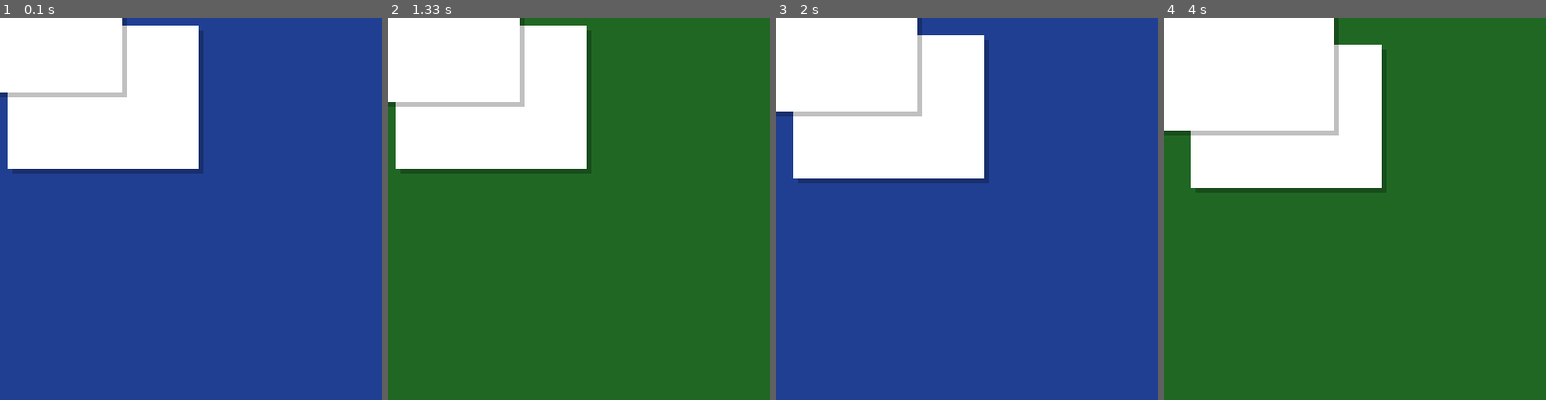
Above: before the commit, frames 1-4 (left to right).
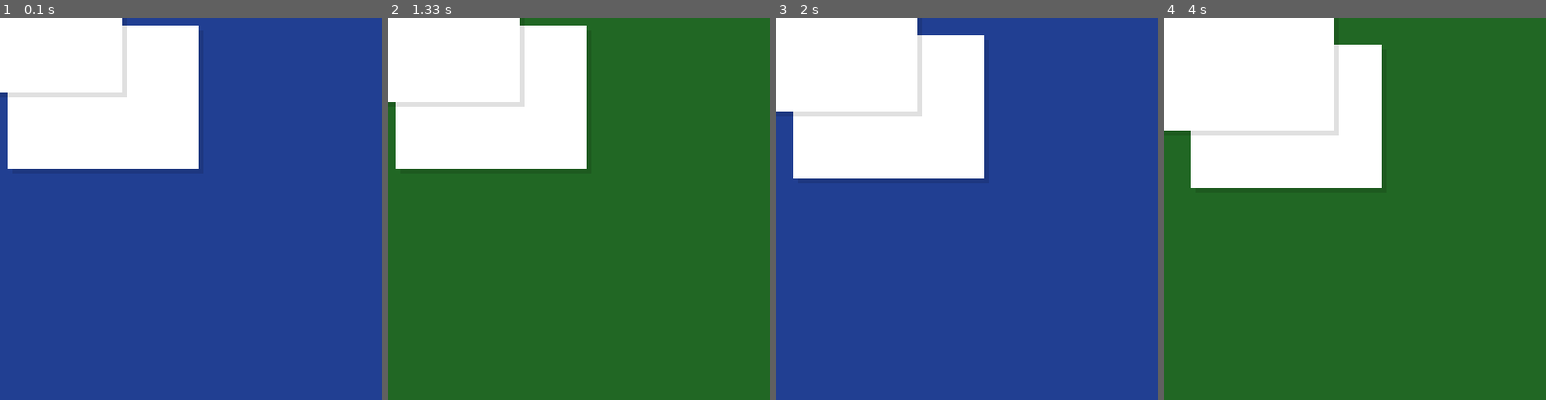
Above: after the commit, the same moments.

Repository: michalwa/pygame-gui
Game: pygame game, started from examples/main.py
Two runs of this game, one before a commit and one after it. Both use one fixed random seed, a clock stepped at 60 frames per second and the inputs below.
Inputs (mouse positions are % of the whole screen's width and height, from its top left):
- Up to frame 1 (0.1 s): no input
- Up to frame 2 (1.33 s): click (50, 50) at 0.38 s; click (26, 30) at 1.22 s
- Up to frame 3 (2 s): click (47, 33) at 1.55 s; click (34, 17) at 1.88 s
- Up to frame 4 (4 s): press the mouse at (34, 17) at 2.2 s; move the mouse to (52, 25) at 2.3 s; release the mouse at (71, 32) at 2.43 s; click (21, 31) at 2.55 s; click (26, 68) at 2.88 s; click (28, 42) at 3.22 s; click (71, 37) at 3.55 s; click (26, 24) at 3.88 s
The pictures show only the part of the screen within x 22-72%, y 22-72%; the shares and areas given below are measured in that part.

The runs differ from the first frame. In frame 1, 0.6% of the frame differs, in the area x 2-34%, y 2-21%; in frame 2, 0.7%; in frame 3, 0.7%; in frame 4, 0.8%, in the area x 7-46%, y 7-31%.

Commit message:
Use gfxdraw

Diff:
--- a/examples/main.py
+++ b/examples/main.py
@@ -48,7 +48,7 @@
     example_widget.move_to_top()
 
     for widget in (example_widget, another_widget):
-        widget.add(DropShadow(5, 5, (0, 0, 0, 63)))
+        widget.add(DropShadow(5, 5, (0, 0, 0, 31)))
 
         widget.subscribe(on_widget_mouse_down, WIDGET_MOUSE_DOWN)
         widget.subscribe(on_widget_mouse_up, WIDGET_MOUSE_UP)
--- a/pygamegui/draw.py
+++ /dev/null
@@ -1,12 +0,0 @@
-import pygame
-
-
-def draw_translucent_rect(surface: pygame.Surface, color: tuple, rect: tuple):
-    """ Draws a translucent rectangle on the given surface """
-    if len(rect) >= 4:
-        if len(color) < 4:
-            color = (color[0], color[1], color[2], 255)
-        rect_surface = pygame.Surface(rect[2:4])
-        rect_surface.set_alpha(color[3])
-        rect_surface.fill(color[0:3])
-        surface.blit(rect_surface, rect[0:2])
--- a/pygamegui/utils.py
+++ b/pygamegui/utils.py
@@ -1,3 +1,6 @@
+import pygame
+
+
 class Rect:
     """ Represents a rectangle """
     def __init__(self, dim):
--- a/pygamegui/widget/appearance/drop_shadow.py
+++ b/pygamegui/widget/appearance/drop_shadow.py
@@ -1,5 +1,4 @@
-import pygame
-from pygamegui.draw import draw_translucent_rect
+import pygame.gfxdraw
 from pygamegui.widget.appearance.appearance import Appearance
 
 
@@ -11,7 +10,8 @@
         self.color = color
 
     def before_draw(self, surface: pygame.Surface, widget):
-        draw_translucent_rect(surface, self.color, (widget.rect + (self.x_offset, self.y_offset)).dim())
+        rect = widget.rect + (self.x_offset, self.y_offset)
+        pygame.gfxdraw.box(surface, rect.dim(), self.color)
 
     def after_draw(self, surface: pygame.Surface, widget):
         pass
